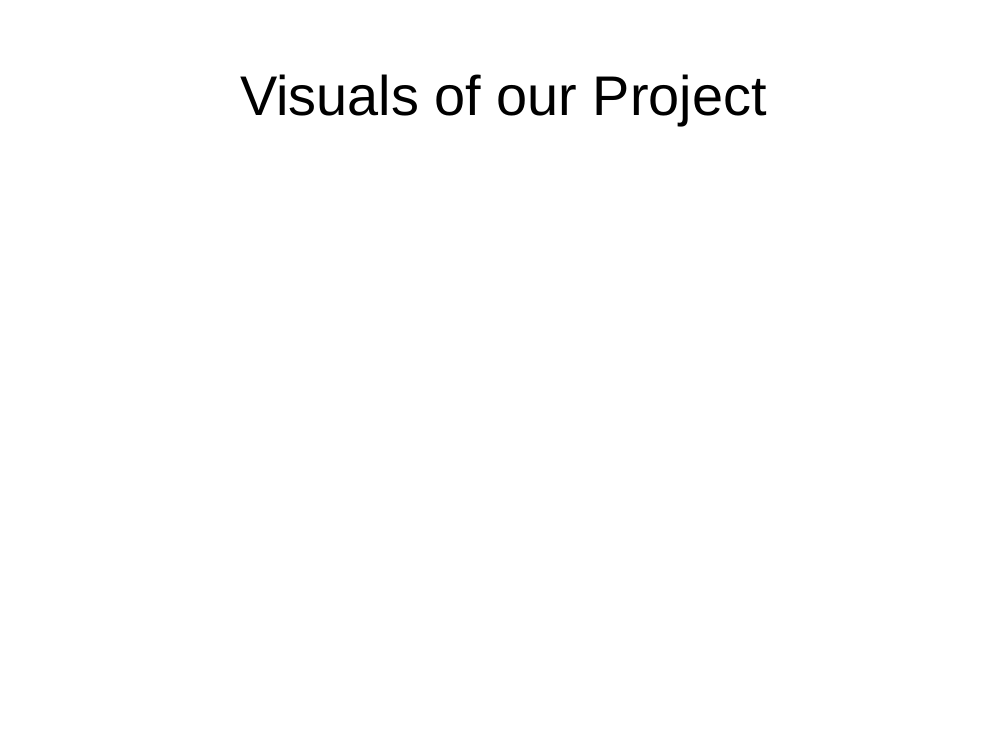
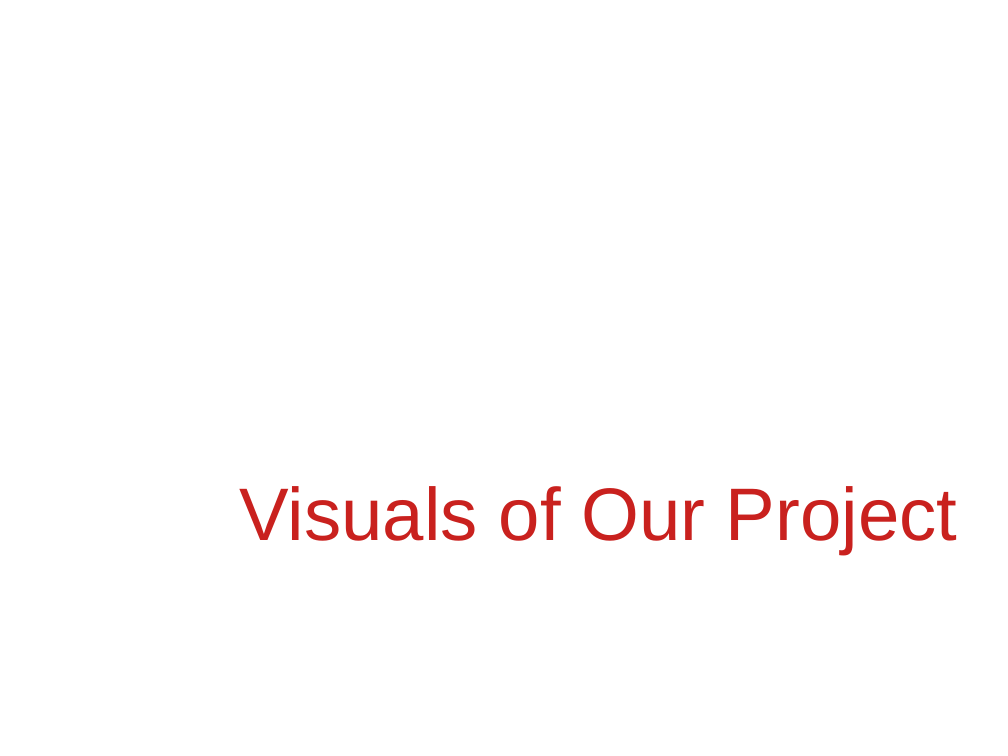
Before and after one commit to SaishaShetty/Machines-and-Sentiments, a slide deck: slide 9 of Project PPT.pptx. Drawn at 1008x756 pixels with LibreOffice and Linux fonts; fonts in the diff are those of the drawing; background and template pictures are left out. Boxes give left, top, right and bottom in pixels: in the first picture for what was removed or moved away, otherwise in the second. Text is boxed around its words. In the diff, an @@ line names an element or a change of style, - is before the commit and + after.

Commit message:
Final PPT

```diff
--- a/Project PPT.pptx
+++ b/Project PPT.pptx
@@ text at [240,486,957,555]: text changed; size 44 to 58.6 pt; text colour #000000 to #C9211E @@
-Visuals of our Project
+Visuals of Our Project
```
Also in this commit, not shown: 9 other slides changed, 3 slides added.
